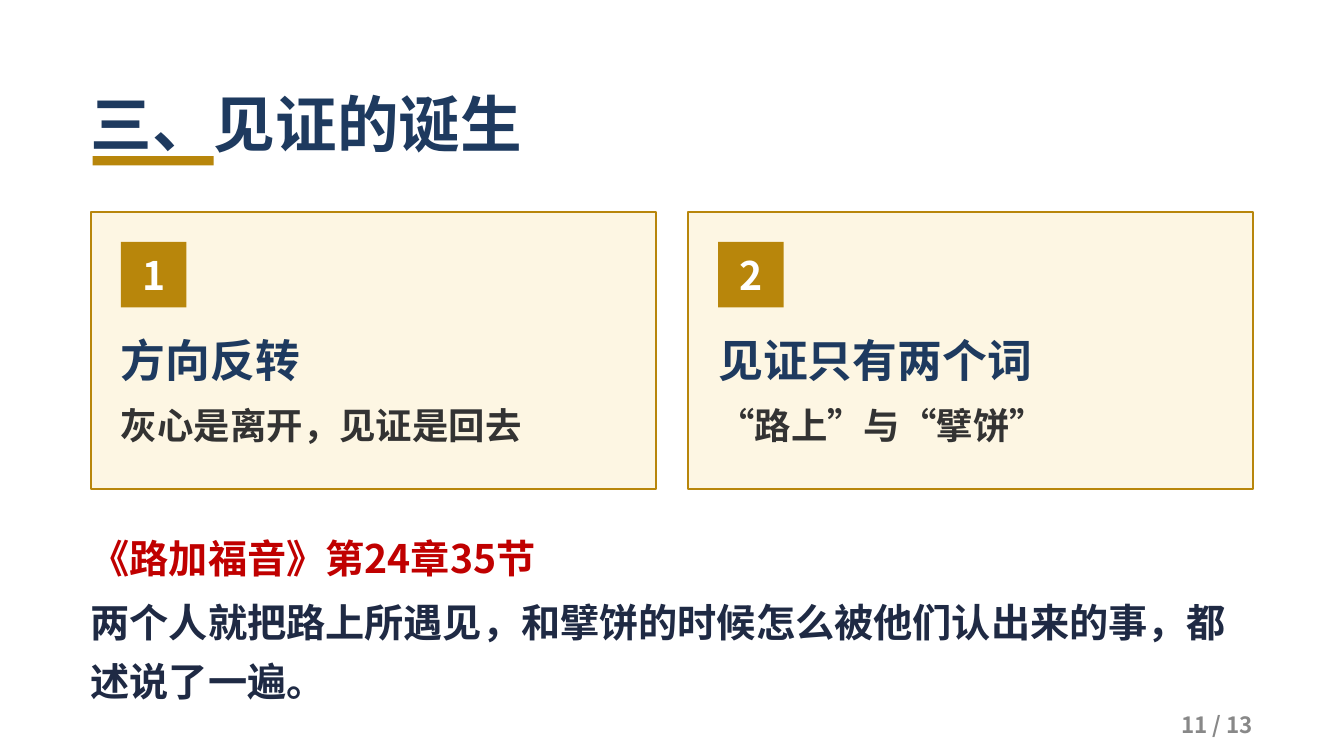
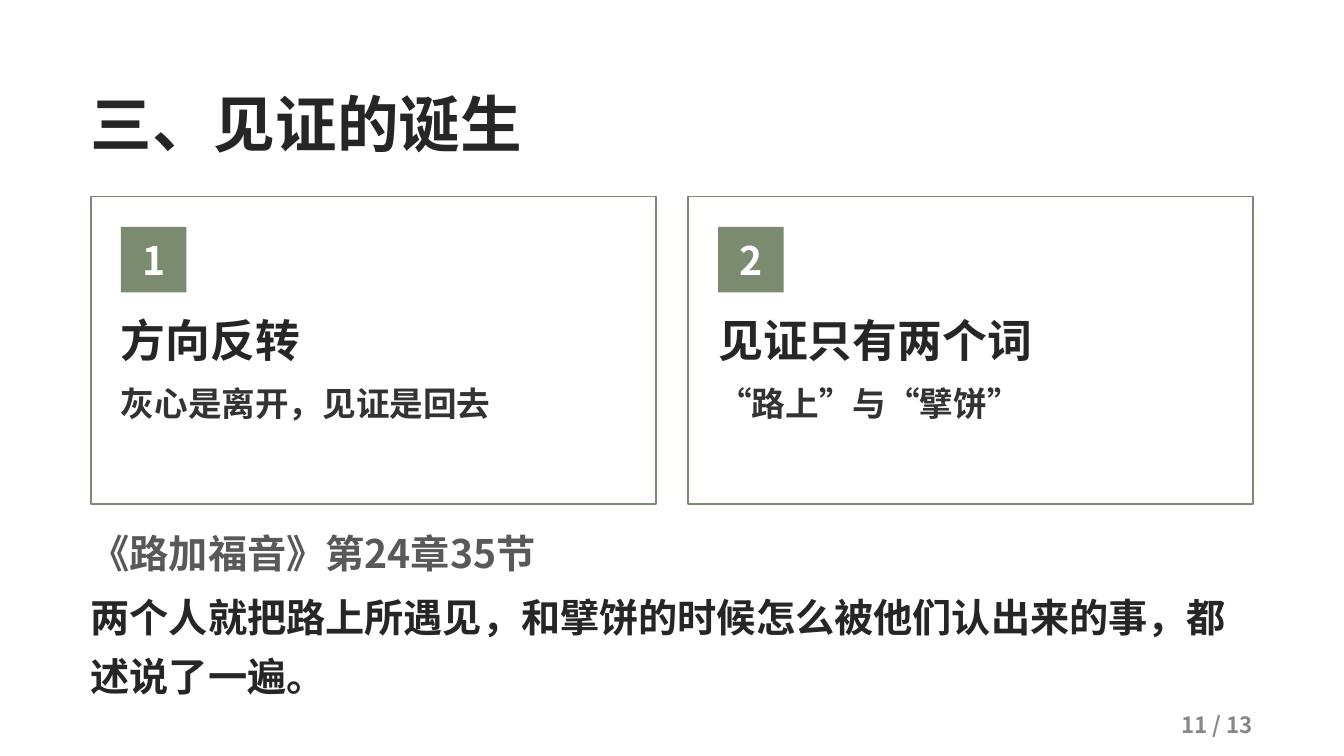
Before and after one commit to kaylechou/propresenter-lyric-tool, a slide deck: slide 11 of docs/从灰心到见证.pptx. Drawn at 1344x756 pixels with LibreOffice and Linux fonts; fonts in the diff are those of the drawing; background and template pictures are left out. Boxes give left, top, right and bottom in pixels: in the first picture for what was removed or moved away, otherwise in the second. Text is boxed around its words. In the diff, an @@ line names an element or a change of style, - is before the commit and + after.

Commit message:
更新讲道 PPT《从灰心到见证》v3：微风主题

```diff
--- a/docs/从灰心到见证.pptx
+++ b/docs/从灰心到见证.pptx
@@ text "三、见证的诞生" at (x1=91, y1=94, x2=522, y2=153): text colour #1E3A5F to #262626 @@
@@ rectangle removed at (x1=93, y1=156, x2=214, y2=165) @@
@@ rectangle resized from (x1=91, y1=212, x2=656, y2=489) to (x1=91, y1=197, x2=656, y2=504) @@
@@ rectangle at (x1=91, y1=197, x2=656, y2=504): fill #FDF6E3 to #FFFFFF; outline #B8860B 1.25 pt to #7A8B6F 1.25 pt @@
@@ rectangle at (x1=689, y1=197, x2=1254, y2=504): fill #FDF6E3 to #FFFFFF; outline #B8860B 1.25 pt to #7A8B6F 1.25 pt @@
@@ rectangle resized from (x1=689, y1=212, x2=1254, y2=489) to (x1=689, y1=197, x2=1254, y2=504) @@
@@ rectangle "1" moved from (x1=121, y1=242, x2=187, y2=308) to (x1=121, y1=227, x2=187, y2=292) @@
@@ rectangle "1" at (x1=121, y1=227, x2=187, y2=292): fill #B8860B to #7A8B6F @@
@@ rectangle "2" moved from (x1=718, y1=242, x2=783, y2=308) to (x1=718, y1=227, x2=783, y2=292) @@
@@ rectangle "2" at (x1=718, y1=227, x2=783, y2=292): fill #B8860B to #7A8B6F @@
@@ text "方向反转" moved from (x1=121, y1=338, x2=522, y2=444) to (x1=121, y1=318, x2=491, y2=421) @@
@@ text "方向反转" at (x1=121, y1=318, x2=491, y2=421): text colour #1E3A5F to #262626 in "方向反转"; size 26 to 24 pt in "灰心是离开，见证是回去" @@
@@ text "见证只有两个词" moved from (x1=718, y1=339, x2=1046, y2=443) to (x1=718, y1=319, x2=1032, y2=419) @@
@@ text "见证只有两个词" at (x1=718, y1=319, x2=1032, y2=419): text colour #1E3A5F to #262626 in "见证只有两个词"; size 26 to 24 pt in "“路上”与“擘饼”" @@
@@ text "《路加福音》第24章35节" at (x1=91, y1=534, x2=1226, y2=695): text colour #C00000 to #595959 in "《路加福音》第24章35节"; text colour #1F2A44 to #262626 in "两个人就把路上所遇见，和擘饼的时候怎么被他们认出来的事，都述说了一遍。" @@
```
Also in this commit, not shown: 12 other slides changed.
